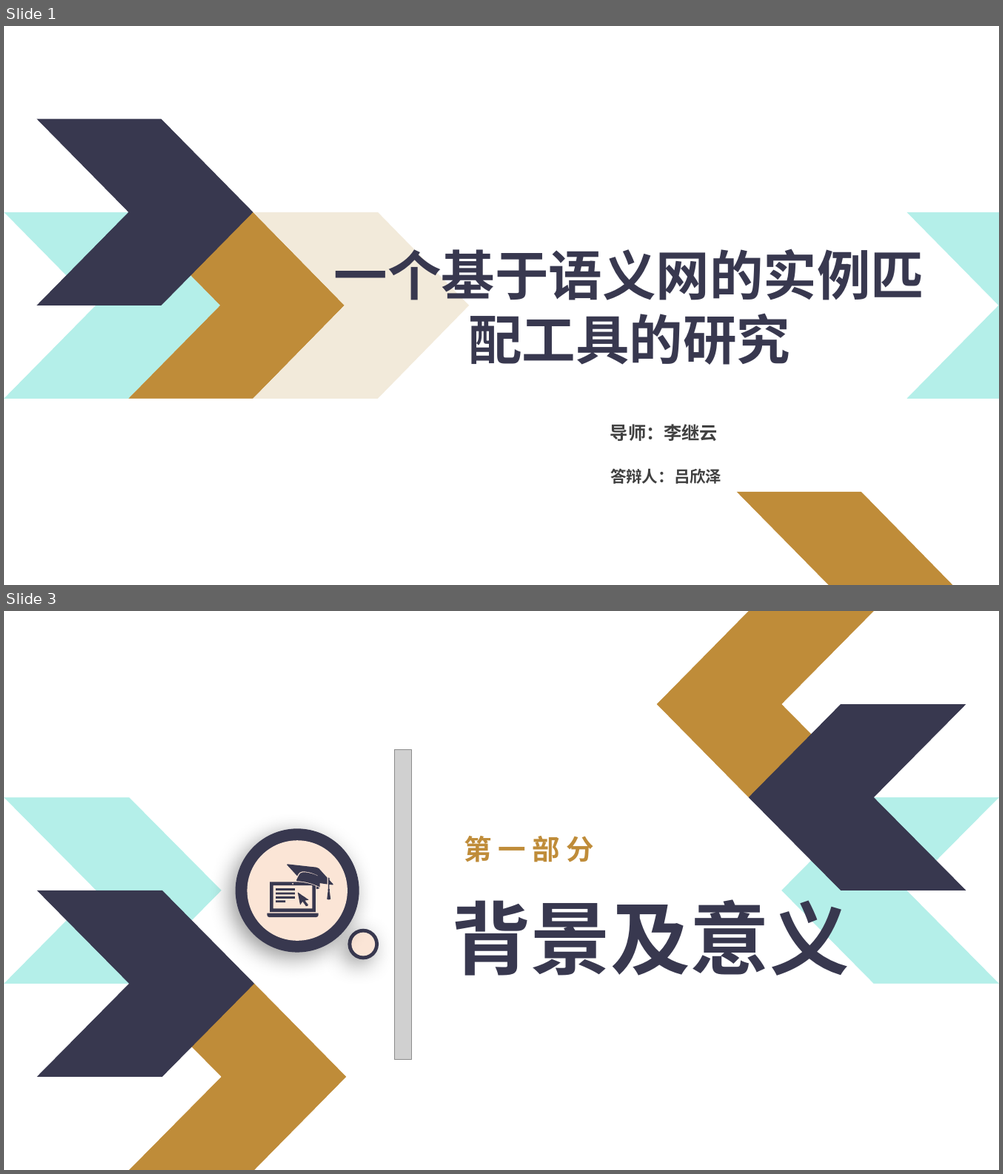
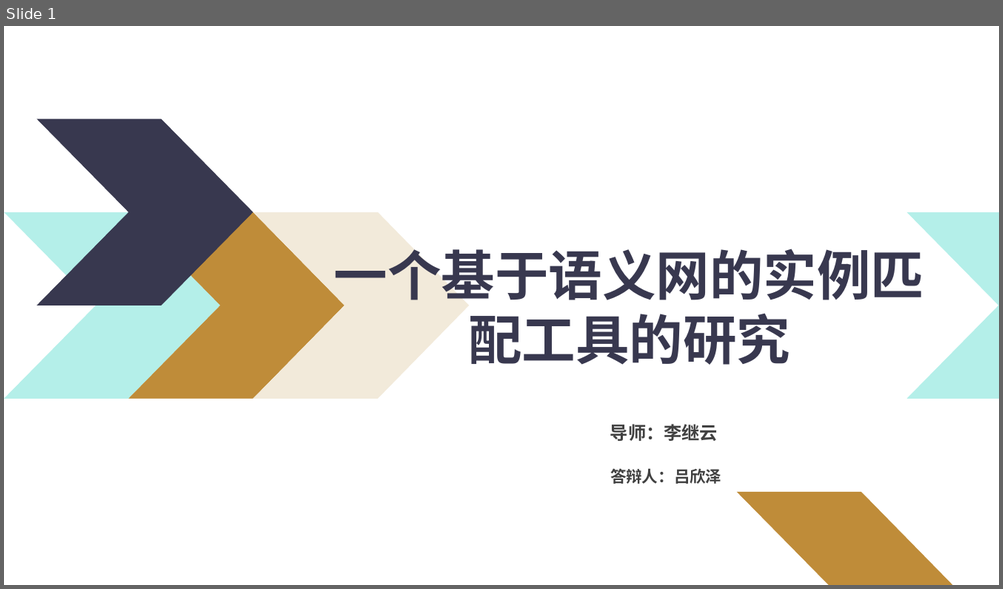
Before and after one commit to ciferlv/OAEI_IM, a slide deck: Luc.pptx. Shown one above the other, each under a label of ours: slides 1 and 3 before the commit, slide 1 after it; the slides between them are not shown. The pictures are 1003x1174 and 1003x589 pixels, drawn with LibreOffice and Linux fonts; fonts in the diff are those of the drawing; grey boxes stand for pictures; background and template pictures are left out. Boxes give left, top, right and bottom in pixels: in the first picture for what was removed or moved away, otherwise in the second. Text is boxed around its words. In the diff, an @@ line names an element or a change of style, - is before the commit and + after.

```diff
--- a/Luc.pptx
+++ b/Luc.pptx
@@ slide 3 removed at (4, 611, 999, 1170), background picture (left out) @@
@@ freeform shape removed at (4, 611, 221, 797) @@
@@ freeform shape removed at (657, 611, 874, 797) @@
@@ freeform shape removed at (748, 704, 966, 891) @@
@@ picture removed at (394, 750, 412, 1059) @@
@@ freeform shape removed at (4, 797, 221, 984) @@
@@ freeform shape removed at (782, 797, 999, 984) @@
@@ ellipse removed at (237, 830, 358, 952) @@
@@ ellipse removed at (247, 841, 347, 942) @@
@@ text removed at (464, 836, 594, 863) @@
-第 一 部 分
@@ freeform shape removed at (267, 865, 334, 917) @@
@@ freeform shape removed at (37, 891, 254, 1077) @@
@@ text removed at (451, 887, 849, 976) @@
-背景及意义
@@ ellipse removed at (349, 931, 377, 959) @@
@@ ellipse removed at (352, 933, 375, 957) @@
@@ freeform shape removed at (4, 984, 221, 1170) @@
@@ freeform shape removed at (129, 984, 347, 1170) @@
@@ freeform shape removed at (782, 984, 999, 1170) @@
```
Also in this commit, not shown: 10 slides changed, 5 slides added, 2 other slides removed, 5 other files.
